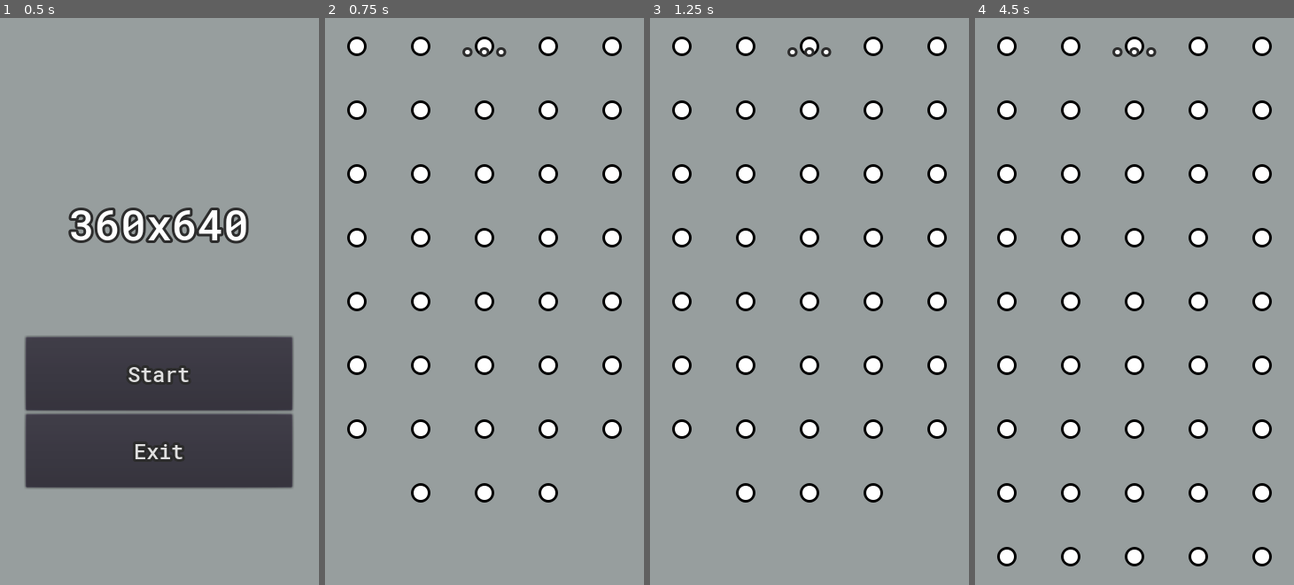
Above: before the commit, frames 1-4 (left to right).
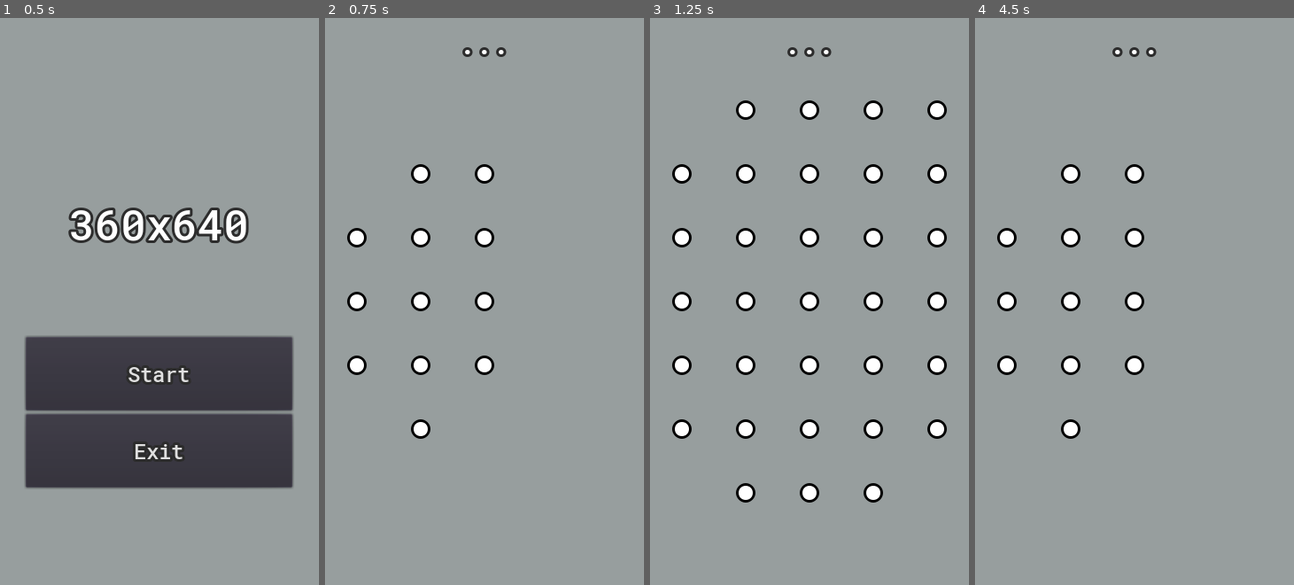
Above: after the commit, the same moments.

Repository: ikhtopod/dotzone-prototype
Game: Godot game, scene res://Maps/MainMenu.tscn
Two runs of this game, one before a commit and one after it. Both use one fixed random seed, a clock stepped at 60 frames per second and the inputs below.
Inputs (mouse positions are in pixels of both pictures, inside the frame that each line leads up to):
- Up to frame 1 (0.5 s): no input
- Up to frame 2 (0.75 s): click "Start" at 0.5 s
- Up to frame 3 (1.25 s): no input
- Up to frame 4 (4.5 s): tap Enter at 1.25 s; move the mouse to (1204, 273) at 1.27 s; tap Backspace at 1.35, 3.6 s; click (1204, 273) at 1.42 s; click "Start" at 2 s; drag from (1070, 329) to (1134, 301) at 2.77 s; move the mouse to (1166, 176) at 3.52 s; click (1166, 176) at 3.67 s; click "Start" at 4.25 s

Frame 1 is identical in both runs. In frame 2, 4.2% of the frame differs, in the area x 6-94%, y 3-86%; in frame 3, 0.9%; in frame 4, 5.3%, in the area x 6-94%, y 3-97%.

Commit message:
changed data structure for field

Diff:
--- a/Gameplay/Battlefield/Battlefield.gd
+++ b/Gameplay/Battlefield/Battlefield.gd
@@ -6,21 +6,23 @@
 
 var m_fieldCreator: FieldCreator = null
 
+var c_InstantiateDots_coroutine = null
+
+
+func _process(delta):
+	if c_InstantiateDots_coroutine:
+		c_InstantiateDots_coroutine = c_InstantiateDots_coroutine.resume()
+
+
 func _enter_tree():
 	m_fieldCreator = FieldCreator.new()
 	m_fieldCreator.Generate()
-	InstantiateDots()
+	c_InstantiateDots_coroutine = InstantiateDots()
 
 
 func _exit_tree():
 	if m_fieldCreator:
 		m_fieldCreator.Clear()
-
-	for child in get_children():
-		if child:
-			child.queue_free()
-
-	queue_free()
 
 
 func InstantiateDots() -> void:
@@ -28,7 +30,7 @@
 	var blockNode: Node2D = null
 	var counter: int = 0
 
-	for point in m_fieldCreator.GetField():
+	for key in m_fieldCreator.GetField().keys():
 		if counter > 25 or counter < 1:
 			counter = 1
 			blockNodeCounter += 1
@@ -36,7 +38,9 @@
 			blockNode.name = "BlockDots%05d" % blockNodeCounter
 			add_child(blockNode)
 
+		var point: Point = m_fieldCreator.GetField()[key]
 		var dotScene = DotScene.instance().Init(point)
-		dotScene.name = "Dot%05d" % counter
+		dotScene.name = "Dot_%05d_%05d" % [blockNodeCounter, counter]
 		blockNode.add_child(dotScene)
 		counter += 1
+		yield()
--- a/Gameplay/Battlefield/FieldCreator.gd
+++ b/Gameplay/Battlefield/FieldCreator.gd
@@ -6,17 +6,22 @@
 const BASE: int = 2
 const POWER: int = 5
 var MIN_SPINE: int = pow(BASE, POWER)
-var MIN_FIELD: int = MIN_SPINE * POWER
+var MIN_FIELD: int = 1 #MIN_SPINE * POWER
 
 
 var m_spine: Array = [] setget ,GetSpine
-var m_field: Array = [] setget ,GetField
+var m_field := {} setget ,GetField
+
 
 func GetSpine() -> Array:
 	return m_spine
 
-func GetField() -> Array:
+func GetField() -> Dictionary:
 	return m_field
+
+
+func _init():
+	randomize()
 
 
 func Clear() -> void:
@@ -25,10 +30,6 @@
 
 	if m_field:
 		m_field.clear()
-
-
-func _init():
-	randomize()
 
 
 func Generate() -> void:
@@ -49,7 +50,7 @@
 		if not m_spine[i]:
 			continue
 
-		Create21(m_spine[i].ToVector2())
+		Create21(m_spine[i])
 
 
 func ExtraField() -> void:
@@ -58,40 +59,21 @@
 
 	while m_field.size() < MIN_FIELD:
 		PushBackRandomPointToSpine()
-		Create21(m_spine.back().ToVector2())
+		Create21(m_spine.back())
 
 
-func Create21(pointAsVec: Vector2) -> void:
-	PushToFieldIfUnique(Point.new().InitVector2(pointAsVec))
+func Create21(centralPoint: Point) -> void:
+	for x in range(-2, 3):
+		for y in range(-2, 3):
+			if abs(x) == 2 and abs(y) == 2:
+				continue
 
-	PushToFieldIfUnique(Point.new().InitVector2(pointAsVec + Vector2.UP))
-	PushToFieldIfUnique(Point.new().InitVector2(pointAsVec + Vector2.UP + Vector2.LEFT))
-	PushToFieldIfUnique(Point.new().InitVector2(pointAsVec + Vector2.UP + Vector2.RIGHT))
-	PushToFieldIfUnique(Point.new().InitVector2(pointAsVec + Vector2.UP + Vector2.UP))
-	PushToFieldIfUnique(Point.new().InitVector2(pointAsVec + Vector2.UP + Vector2.UP + Vector2.LEFT))
-	PushToFieldIfUnique(Point.new().InitVector2(pointAsVec + Vector2.UP + Vector2.UP + Vector2.RIGHT))
-
-	PushToFieldIfUnique(Point.new().InitVector2(pointAsVec + Vector2.DOWN))
-	PushToFieldIfUnique(Point.new().InitVector2(pointAsVec + Vector2.DOWN + Vector2.LEFT))
-	PushToFieldIfUnique(Point.new().InitVector2(pointAsVec + Vector2.DOWN + Vector2.RIGHT))
-	PushToFieldIfUnique(Point.new().InitVector2(pointAsVec + Vector2.DOWN + Vector2.DOWN))
-	PushToFieldIfUnique(Point.new().InitVector2(pointAsVec + Vector2.DOWN + Vector2.DOWN + Vector2.LEFT))
-	PushToFieldIfUnique(Point.new().InitVector2(pointAsVec + Vector2.DOWN + Vector2.DOWN + Vector2.RIGHT))
-
-	PushToFieldIfUnique(Point.new().InitVector2(pointAsVec + Vector2.LEFT))
-	PushToFieldIfUnique(Point.new().InitVector2(pointAsVec + Vector2.LEFT + Vector2.LEFT))
-	PushToFieldIfUnique(Point.new().InitVector2(pointAsVec + Vector2.LEFT + Vector2.LEFT + Vector2.DOWN))
-	PushToFieldIfUnique(Point.new().InitVector2(pointAsVec + Vector2.LEFT + Vector2.LEFT + Vector2.UP))
-
-	PushToFieldIfUnique(Point.new().InitVector2(pointAsVec + Vector2.RIGHT))
-	PushToFieldIfUnique(Point.new().InitVector2(pointAsVec + Vector2.RIGHT + Vector2.RIGHT))
-	PushToFieldIfUnique(Point.new().InitVector2(pointAsVec + Vector2.RIGHT + Vector2.RIGHT + Vector2.DOWN))
-	PushToFieldIfUnique(Point.new().InitVector2(pointAsVec + Vector2.RIGHT + Vector2.RIGHT + Vector2.UP))
+			PushToFieldIfUnique(centralPoint.Add(Point.new(x, y)))
 
 
 func PushToFieldIfUnique(point: Point) -> void:
-	if not HasPointInField(point):
-		m_field.push_back(point)
+	if not m_field.has(point.ToString()):
+		m_field[point.ToString()] = point
 
 
 func __HasPointInArray(point: Point, points: Array) -> bool:
@@ -107,9 +89,6 @@
 
 func HasPointInSpine(point: Point) -> bool:
 	return __HasPointInArray(point, m_spine);
-
-func HasPointInField(point: Point) -> bool:
-	return __HasPointInArray(point, m_field);
 
 
 func GetRandomPointFromSpine() -> Point:
--- a/Gameplay/Dot/Dot.gd
+++ b/Gameplay/Dot/Dot.gd
@@ -2,6 +2,8 @@
 
 
 var m_point: Point = Point.new()
+var m_strength: float = 1.0
+var m_color: Color = Color()
 
 
 func Init(point: Point):
--- a/Library/Point.gd
+++ b/Library/Point.gd
@@ -27,6 +27,9 @@
 func ToVector2() -> Vector2:
 	return Vector2(x, y)
 
+func ToString() -> String:
+	return "Point(%d;%d)" % [x, y]
+
 
 func Abs() -> Point:
 	return Point.new(abs(x), abs(y))
